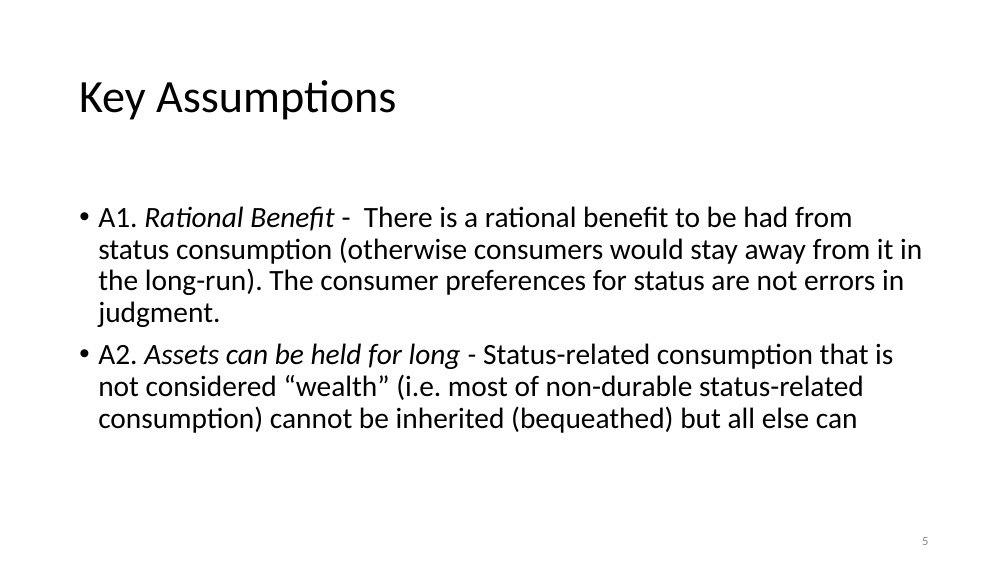
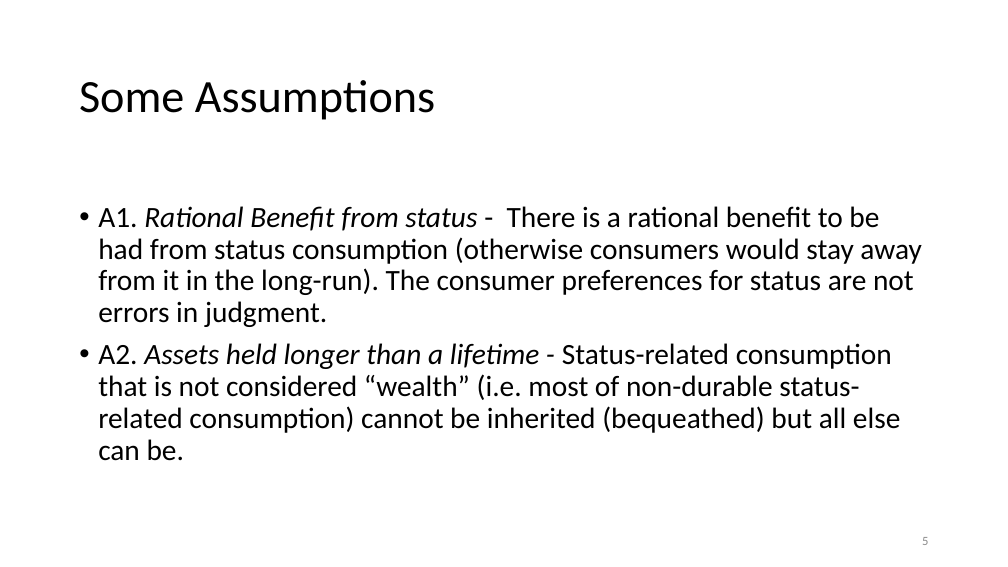
Before and after one commit to anuragr81/research, a slide deck: slide 5 of consumption/presentationFeb2020.pptx. Drawn at 1008x567 pixels with LibreOffice and Linux fonts; fonts in the diff are those of the drawing; background and template pictures are left out. Boxes give left, top, right and bottom in pixels: in the first picture for what was removed or moved away, otherwise in the second. Text is boxed around its words. In the diff, an @@ line names an element or a change of style, - is before the commit and + after.

```diff
--- a/consumption/presentationFeb2020.pptx
+++ b/consumption/presentationFeb2020.pptx
@@ title at bbox=[79, 80, 435, 120]: text changed @@
-Key Assumptions
+Some Assumptions
@@ text at bbox=[98, 206, 921, 461]: text changed @@
-• A1. Rational Benefit - There is a rational benefit to be had from status consumption (otherwise consumers would stay away from it in the long-run). The consumer preferences for status are not errors in judgment.
-• A2. Assets can be held for long - Status-related consumption that is not considered “wealth” (i.e. most of non-durable status-related consumption) cannot be inherited (bequeathed) but all else can
+• A1. Rational Benefit from status - There is a rational benefit to be had from status consumption (otherwise consumers would stay away from it in the long-run). The consumer preferences for status are not errors in judgment.
+• A2. Assets held longer than a lifetime - Status-related consumption that is not considered “wealth” (i.e. most of non-durable status-related consumption) cannot be inherited (bequeathed) but all else can be.
```
Also in this commit, not shown: 12 other slides changed, 2 other files.
